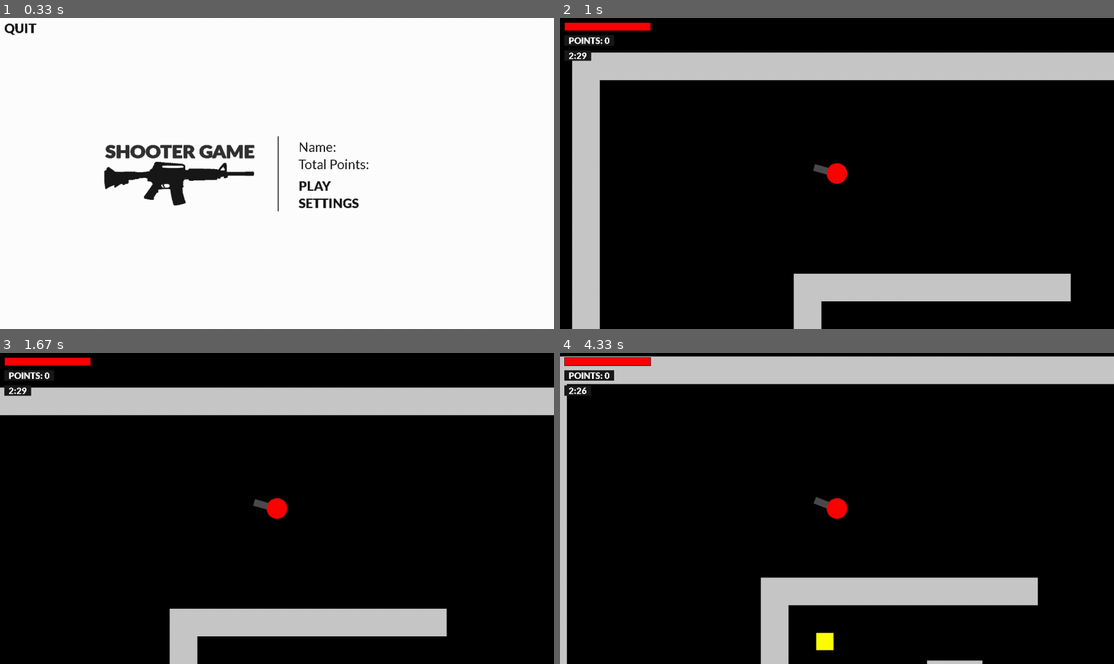
Above: before the commit, frames 1-4 (two rows, left to right).
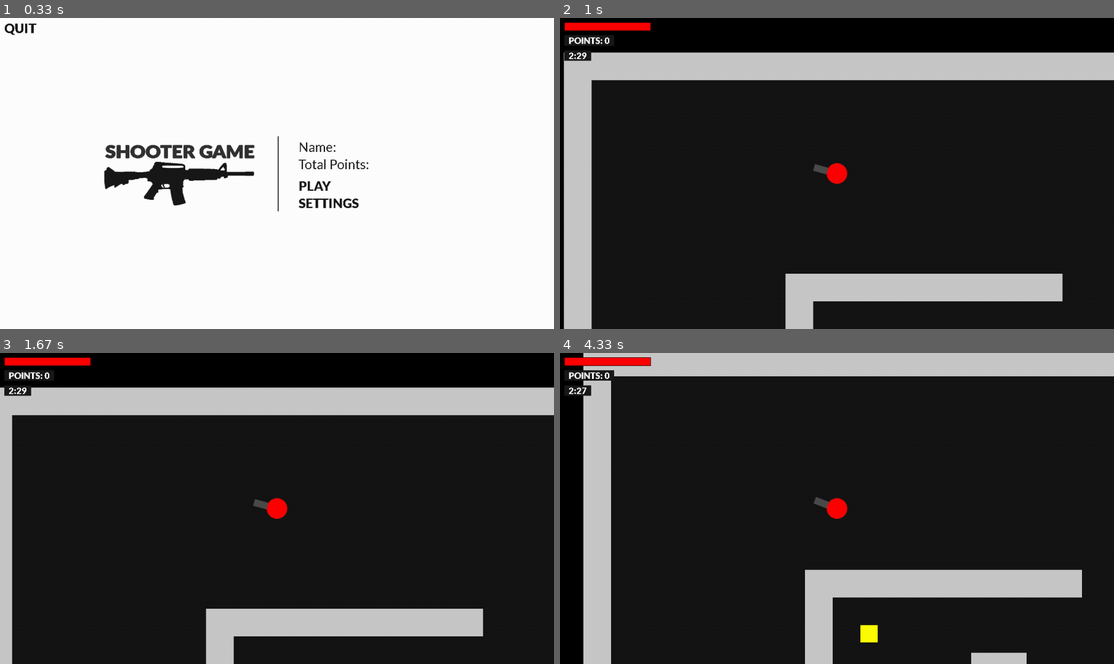
Above: after the commit, the same moments.

Repository: abmu/pygame-shooter-game
Game: pygame game, started from main.py
Same seed, same stepped clock (60 frames per second), same inputs: the game is played once before the commit and once after it.
Inputs (mouse positions are in pixels of both pictures, inside the frame that each line leads up to):
- Up to frame 1 (0.33 s): no input
- Up to frame 2 (1 s): click "PLAY" at 0.38 s; hold Esc from 0.67 s (still down); hold Right from 0.67 s (still down); move the mouse to (665, 126) at 0.7 s
- Up to frame 3 (1.67 s): release Esc at 1.13 s; release Right at 1.13 s; hold Esc 1.17-1.63 s; hold Right 1.17-1.63 s
- Up to frame 4 (4.33 s): hold Right 1.67-2.13 s; move the mouse to (820, 455) at 1.7 s; hold Left 2.17-2.47 s; move the mouse to (892, 573) at 2.2 s; hold Right 2.5-2.97 s; move the mouse to (764, 617) at 2.53 s; hold Left 3-3.53 s; move the mouse to (842, 623) at 3.03 s; hold Down 3.57-3.87 s; move the mouse to (704, 626) at 3.6 s; hold Left 3.9-4.3 s; move the mouse to (659, 440) at 3.93 s

Frame 1 is identical in both runs. In frame 2, 3.1% of the frame differs, in the area x 0-93%, y 11-100%; in frame 3, 3.9%; in frame 4, 15%, in the area x 0-100%, y 0-100%.

Commit message:
New commit

Diff:
--- /dev/null
+++ b/floor.py
@@ -0,0 +1,12 @@
+import pygame
+from settings import *
+
+
+class Floor(pygame.sprite.Sprite):
+    def __init__(self,pos,groups,size):
+        # tile setup
+        super().__init__(groups)
+        self.image = pygame.image.load('graphics/floor.png').convert_alpha()
+        self.image = pygame.transform.scale(self.image, size)
+        self.rect = self.image.get_rect(topleft = pos)
+        self.draw_priority = 0
--- a/level.py
+++ b/level.py
@@ -1,6 +1,8 @@
 import pygame
 from settings import *
+from pygame import mixer
 from tile import Tile
+from floor import Floor
 from coin import Coin
 from player import Player
 from bullet import Bullet
@@ -23,13 +25,16 @@
         self.obstacle_sprites = pygame.sprite.Group()
         self.create_map()
 
+        # pause
+        self.pause_pressed = False
+
+        self.create_overworld = create_overworld
+        self.status = 'play'
+
         # user interface
         self.ui = UI()
         self.timer = Timer()
-        self.pause_menu = PauseMenu()
-
-        self.create_overworld = create_overworld
-        self.status = 'play'
+        self.pause_menu = PauseMenu(self.create_overworld)
 
     def create_map(self):
         enemy_pos = {}
@@ -42,11 +47,13 @@
                 if col == 'x':
                     Tile((x,y),[self.visible_sprites,self.obstacle_sprites])
                 elif col == 'P':
-                    self.player = Player((x,y),[self.visible_sprites,self.obstacle_sprites],self.obstacle_sprites,self.visible_sprites,self.create_bullet,self.create_pause,self.sounds)
+                    self.player = Player((x,y),[self.visible_sprites,self.obstacle_sprites],self.obstacle_sprites,self.visible_sprites,self.create_bullet,self.sounds)
                 elif col == 'E':
                     enemy_pos[(x,y)] = False # ie. (x,y) position is not currently occupied
                 elif col == 'C':
                     coin_pos[(x,y)] = False
+
+        Floor((0,0),[self.visible_sprites],(x,y))
 
         # the number of coins and enemies should be less than the number of possible positions
         # create enemy sprites in random enemy positions
@@ -61,10 +68,16 @@
         Bullet(self.player.weapon.get_pos(),[self.visible_sprites],self.obstacle_sprites,self.visible_sprites.get_middle_pos(),pygame.mouse.get_pos(),add_points)
 
     def create_pause(self):
+        # pause game if the status is 'play'
         if self.status == 'play':
             self.status = 'pause'
+            self.timer.pause()
+            mixer.music.pause()
+        # unpause game if the status is 'pause'
         else:
             self.status = 'play'
+            self.timer.unpause()
+            mixer.music.unpause()
 
     def is_finish(self):
         # check if the timer is finished
@@ -72,17 +85,29 @@
             return True
         return False
 
+    def input(self):
+        keys = pygame.key.get_pressed()
+
+        # open pause menu
+        if keys[pygame.K_ESCAPE]:
+            self.pause_pressed = True
+        else:
+            if self.pause_pressed:
+                self.create_pause()
+                self.pause_pressed = False
+
     def run(self):
         # update and draw the level map and ui
         self.visible_sprites.draw(self.player)
-        self.visible_sprites.update()
-        self.visible_sprites.enemy_update(self.player)
         self.ui.display(self.player,self.timer)
 
+        self.input()
         # draw pause screen if paused
-        # the game is intended to be multiplayer so pausing will not stop enemies and other players
         if self.status == 'pause':
             self.pause_menu.display()
+        else:
+            self.visible_sprites.update()
+            self.visible_sprites.enemy_update(self.player)
 
         # go to overworld if game is finished
         if self.is_finish():
--- a/pause_menu.py
+++ b/pause_menu.py
@@ -1,20 +1,27 @@
 import pygame
 from settings import *
+from text import Text
+from button import Button
 
 
 class PauseMenu:
-    def __init__(self):
+    def __init__(self,create_overworld):
         # general setup
         self.screen = pygame.display.get_surface()
-        self.font = pygame.font.Font(FONT,UI_FONT_SIZE)
+        self.create_overworld = create_overworld
 
-    def draW_pause_text(self):
-        # draw points text
-        text_surf = self.font.render('PAUSED',False,OW_FONT_COLOUR)
-        text_rect = text_surf.get_rect(center = (WIDTH/2,HEIGHT/2))
-        pygame.draw.rect(self.screen,'white',text_rect.inflate(100,200))
-        self.screen.blit(text_surf,text_rect)
+        # text and button setup
+        self.paused_text = Text('PAUSED',(WIDTH/2-130,HEIGHT/2-125),'small')
+        self.stats_text = Text('STATS: KILLS/DEATHS/COINS/POINTS',(WIDTH/2-130,HEIGHT/2-90),'small')
+        self.back_button = Button('BACK',(WIDTH/2+50,HEIGHT/2+100),self.create_overworld)
+
+    def draw_rect(self):
+        # draw background rectangle
+        pygame.draw.rect(self.screen,'white',(WIDTH/2-150,HEIGHT/2-150,300,300))
 
     def display(self):
         # update and draw pause menu
-        self.draW_pause_text()
+        self.draw_rect()
+        self.paused_text.display()
+        self.stats_text.display()
+        self.back_button.display()
--- a/player.py
+++ b/player.py
@@ -5,16 +5,13 @@
 
 
 class Player(pygame.sprite.Sprite):
-    def __init__(self,pos,groups,obstacle_sprites,visible_sprites,create_bullet,create_pause,sounds):
+    def __init__(self,pos,groups,obstacle_sprites,visible_sprites,create_bullet,sounds):
         # player setup
         super().__init__(groups)
         self.image = pygame.image.load('graphics/player.png').convert_alpha()
         self.rect = self.image.get_rect(topleft = pos)
         self.start_pos = pos
         self.draw_priority = 4
-
-        self.create_pause = create_pause
-        self.pause_pressed = False
 
         # movement
         self.direction = pygame.math.Vector2()
@@ -33,8 +30,8 @@
         self.hit_time = None
 
         # stats
-        self.min_speed = 4
-        self.max_speed = 6
+        self.min_speed = 5
+        self.max_speed = 7
         self.speed = self.min_speed
         self.max_health = 100
         self.health = self.max_health
@@ -87,14 +84,6 @@
                 # begin attack cooldown
                 self.attacking = True
                 self.attack_time = pygame.time.get_ticks()
-
-        # open pause menu
-        if keys[pygame.K_ESCAPE]:
-            self.pause_pressed = True
-        else:
-            if self.pause_pressed:
-                self.create_pause()
-                self.pause_pressed = False
 
     def move(self,speed):
         # normalize direction vector to ensure it is a unit vector
--- a/settings_screen.py
+++ b/settings_screen.py
@@ -14,11 +14,11 @@
         self.create_title = create_title
 
         # text and buttons setup
-        self.music_text = Text('Music',(WIDTH/2-300,HEIGHT/2-200))
+        self.music_text = Text('Music',(WIDTH/2-300,HEIGHT/2-200),'big')
         self.music_slider = Slider(mixer.music,(WIDTH/2-100,HEIGHT/2-190))
-        self.volume_text = Text('Volume',(WIDTH/2-300,HEIGHT/2-150))
+        self.volume_text = Text('Volume',(WIDTH/2-300,HEIGHT/2-150),'big')
         self.volume_slider = Slider(sounds,(WIDTH/2-100,HEIGHT/2-140))
-        self.controls_text = Text('Controls',(WIDTH/2-300,HEIGHT/2-100))
+        self.controls_text = Text('Controls',(WIDTH/2-300,HEIGHT/2-100),'big')
         self.create_controls()
         self.back_button = Button('BACK',(10,5),self.create_title)
 
@@ -30,7 +30,7 @@
             key = CONTROLS[i][0]
             act = CONTROLS[i][1]
             self.keys.append(Button(key,(WIDTH/2-100,HEIGHT/2-100+(i*50)),self.blank))
-            self.actions.append(Text(act,(WIDTH/2+150,HEIGHT/2-100+(i*50))))
+            self.actions.append(Text(act,(WIDTH/2+150,HEIGHT/2-100+(i*50)),'big'))
 
     def blank(self):
         # button function placeholder
--- a/slider.py
+++ b/slider.py
@@ -1,5 +1,6 @@
 import pygame
 from settings import *
+from text import Text
 
 
 class Slider:
@@ -14,7 +15,7 @@
         self.pos = pos
         self.slider_rect = pygame.Rect(self.pos,(450,15))
 
-        self.volume = round(sound.get_volume(),1)
+        self.volume = sound.get_volume()
 
     def draw_slider(self):
         # draw background bar
@@ -24,6 +25,10 @@
         self.current_rect = self.slider_rect.copy()
         self.current_rect.width = self.slider_rect.width * self.volume
         pygame.draw.rect(self.screen,self.colour,self.current_rect)
+
+    def draw_text(self):
+        self.text = Text(str(round(self.volume*100)),(self.pos[0]+500,self.pos[1]-10),'big')
+        self.text.display()
 
     def check_click(self):
         mouse_pos = pygame.mouse.get_pos()
@@ -47,10 +52,11 @@
         ratio = bar_pos_clicked / self.slider_rect.width
 
         # set volume to the ratio of the pos clicked on the bar and total width of bar
-        self.volume = round(ratio,1)
+        self.volume = round(ratio,2)
         self.sound.set_volume(self.volume)
 
     def display(self):
-        # update and draw slider
+        # update and draw slider and text
         self.draw_slider()
+        self.draw_text()
         self.check_click()
--- a/text.py
+++ b/text.py
@@ -3,10 +3,13 @@
 
 
 class Text:
-    def __init__(self,text,pos):
+    def __init__(self,text,pos,size):
         # general setup
         self.screen = pygame.display.get_surface()
-        self.font = pygame.font.Font(FONT_2,OW_FONT_SIZE)
+        if size == 'big':
+            self.font = pygame.font.Font(FONT_2,OW_FONT_SIZE)
+        else:
+            self.font = pygame.font.Font(FONT,UI_FONT_SIZE)
 
         # text setup
         self.text = text
--- a/tile.py
+++ b/tile.py
@@ -8,4 +8,4 @@
         super().__init__(groups)
         self.image = pygame.image.load('graphics/wall.png').convert_alpha()
         self.rect = self.image.get_rect(topleft = pos)
-        self.draw_priority = 0
+        self.draw_priority = 1
--- a/timer.py
+++ b/timer.py
@@ -7,9 +7,29 @@
         self.total_time = 150 # seconds
         self.start_time = time.time()
 
+        # pause setup
+        self.paused = False
+        self.pause_time = 0
+        self.offset = 0
+
+    def pause(self):
+        # pause timer
+        self.paused = True
+        self.pause_start = time.time()
+
+    def unpause(self):
+        # unpause timer
+        self.paused = False
+        self.pause_time = time.time() - self.pause_start
+        # offset keeps track of how long the game was paused in total
+        self.offset += self.pause_time
+
     def get_time_elapsed(self):
         # return elapsed time to 2 decimal places
-        return round(time.time() - self.start_time)
+        if self.paused:
+            # return the time that was on the timer when the game was paused
+            return round(self.pause_start - self.start_time - self.offset)
+        return round(time.time() - self.start_time - self.offset)
 
     def get_timer_time(self):
         # return timer time as a string in format MM:SS
--- a/title_screen.py
+++ b/title_screen.py
@@ -14,8 +14,8 @@
 
         # title, text and buttons setup
         self.title_setup()
-        self.name_text = Text('Name: ',(WIDTH/2+50,HEIGHT/2-OW_FONT_SIZE*3+10))
-        self.points_text = Text('Total Points: ',(WIDTH/2+50,HEIGHT/2-OW_FONT_SIZE*2+20))
+        self.name_text = Text('Name: ',(WIDTH/2+50,HEIGHT/2-OW_FONT_SIZE*3+10),'big')
+        self.points_text = Text('Total Points: ',(WIDTH/2+50,HEIGHT/2-OW_FONT_SIZE*2+20),'big')
         self.play_button = Button('PLAY',(WIDTH/2+50,HEIGHT/2+10),self.create_level)
         self.settings_button = Button('SETTINGS',(WIDTH/2+50,HEIGHT/2+OW_FONT_SIZE+20),self.create_settings)
         self.quit_button = Button('QUIT',(10,5),self.quit)
Binary file added: graphics/floor.png
Binary file changed: graphics/player.png
Not shown, changed: .DS_Store
Not shown, changed: audio/.DS_Store
Not shown, changed: graphics/.DS_Store
